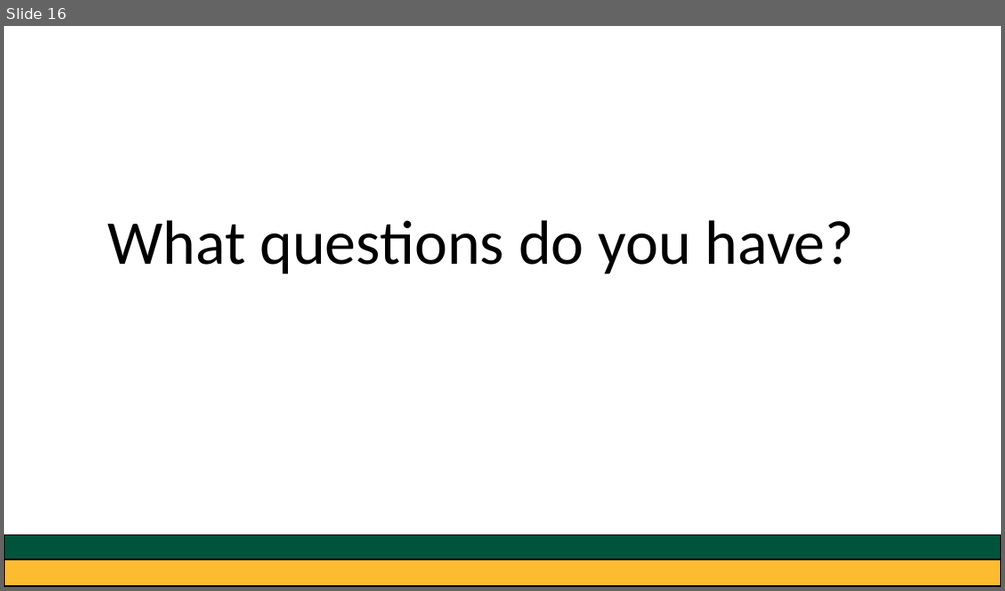
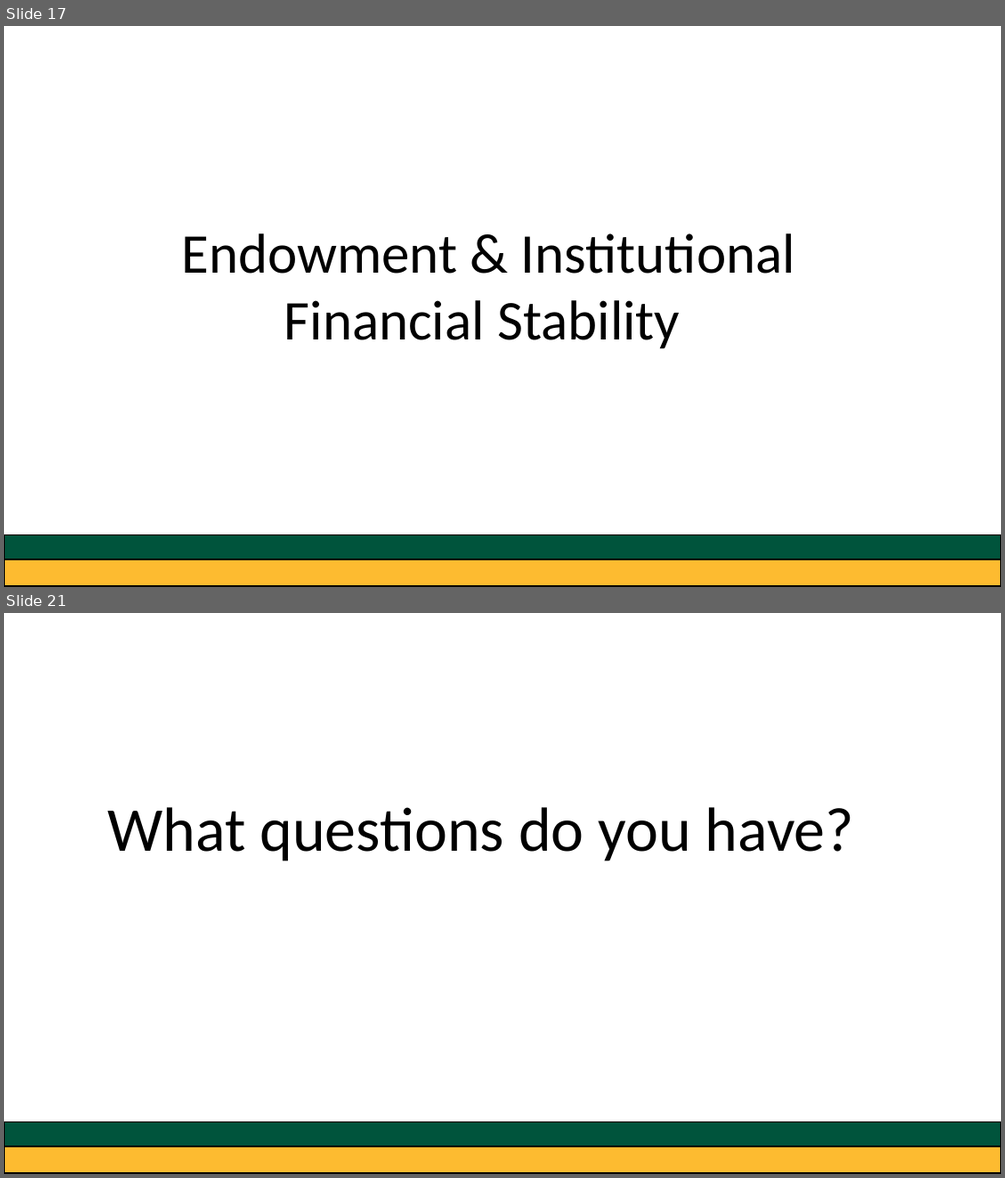
Before and after one commit to greg-dubrow/USF-talk-February-2020, a slide deck: usf_presentation_0220_gdubrow.pptx. Shown one above the other, each under a label of ours: slide 16 before the commit, slides 17 and 21 after it; the slides between them are not shown. The pictures are 1005x591 and 1005x1178 pixels, drawn with LibreOffice and Linux fonts; fonts in the diff are those of the drawing. Boxes give left, top, right and bottom in pixels: in the first picture for what was removed or moved away, otherwise in the second. Text is boxed around its words. In the diff, an @@ line names an element or a change of style, - is before the commit and + after.

```diff
--- a/usf_presentation_0220_gdubrow.pptx
+++ b/usf_presentation_0220_gdubrow.pptx
@@ slide 17 added at [4, 26, 1001, 587], background #FFFFFF @@
@@ text added at [181, 233, 795, 348], 54 pt, text #000000 @@
+Endowment & Institutional
+Financial Stability
@@ rectangle added at [4, 552, 1001, 586], fill #FDBB30, outline #000000 1 pt @@
@@ rectangle added at [4, 534, 1001, 559], fill #00543C, outline #000000 1 pt @@
@@ what was slide 16 is now slide 21 @@
```
Also in this commit, not shown: 4 slides changed, 4 other slides added, 5 other files.
